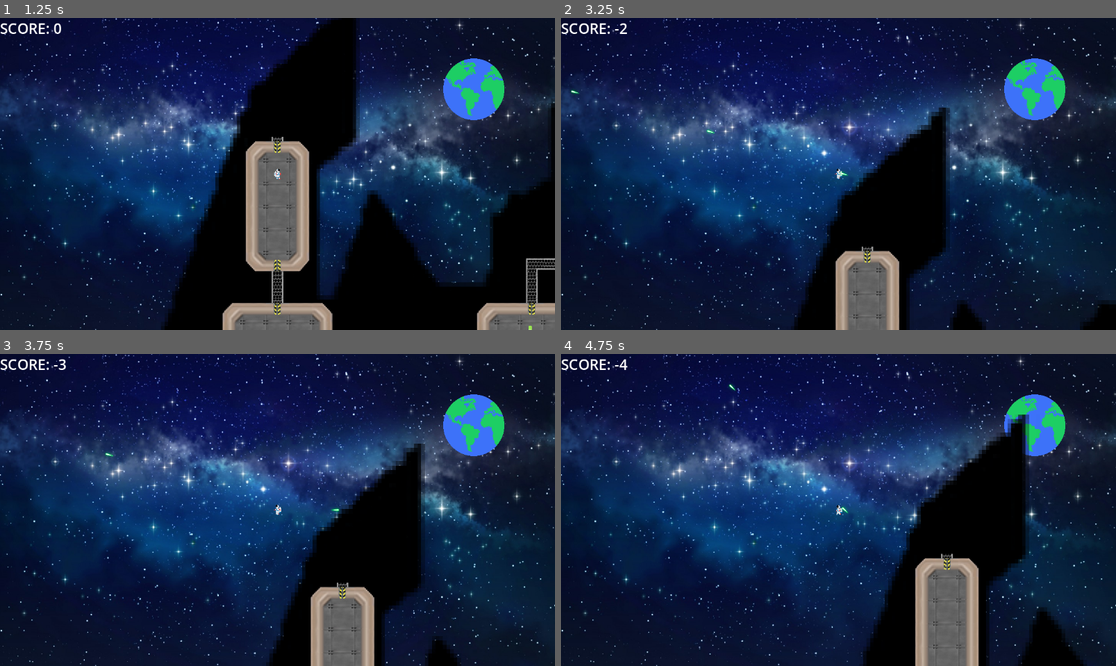
Above: before the commit, frames 1-4 (two rows, left to right).
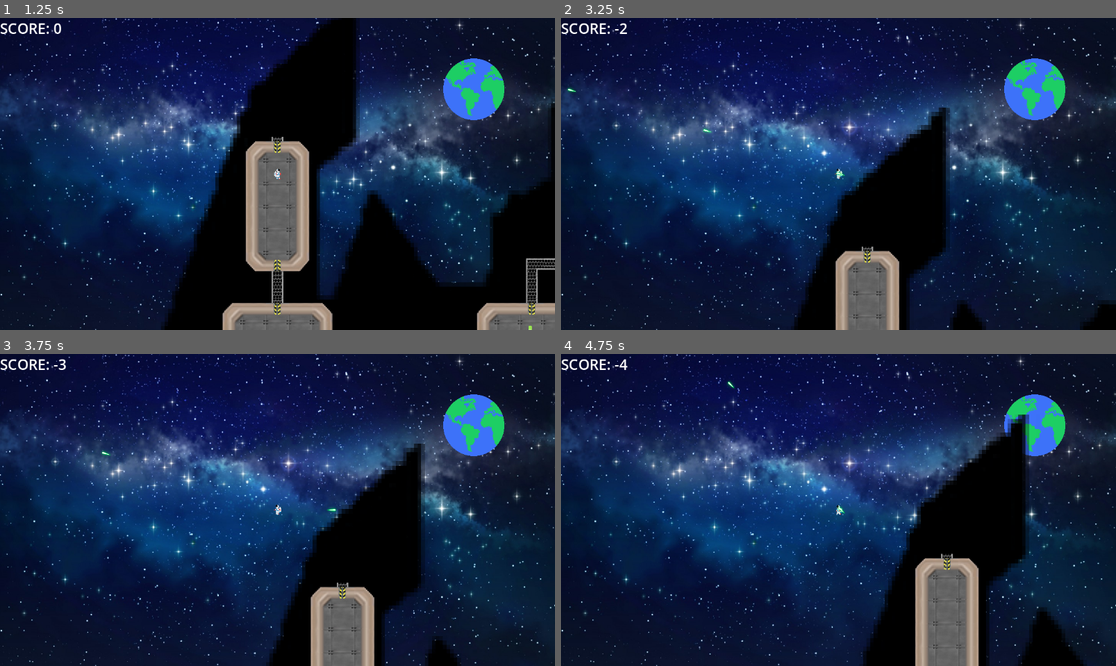
Above: after the commit, the same moments.

Repository: Connor384/year11godot
Game: Godot game, scene res://menu.tscn
Two runs of this game, one before a commit and one after it. Both use one fixed random seed, a clock stepped at 60 frames per second and the inputs below.
Inputs (mouse positions are in pixels of both pictures, inside the frame that each line leads up to):
- Up to frame 1 (1.25 s): click "Play" at 0.5 s
- Up to frame 2 (3.25 s): tap Enter at 1.25 s; move the mouse to (810, 236) at 1.27 s; press the mouse at (810, 236) at 1.28 s; hold W (up) 1.28-2.78 s; move the mouse to (1005, 220) at 2.02 s; release the mouse at (1005, 220) at 2.03 s; click (1005, 220) at 2.1 s; move the mouse to (672, 127) at 2.77 s; press the mouse at (672, 127) at 2.78 s; hold A (left) from 2.78 s (still down)
- Up to frame 3 (3.75 s): keep holding A (left); move the mouse to (305, 510) at 3.52 s; release the mouse at (305, 510) at 3.53 s; click (305, 510) at 3.6 s
- Up to frame 4 (4.75 s): move the mouse to (755, 432) at 4.27 s; release A (left) at 4.28 s; press the mouse at (755, 432) at 4.28 s; hold S (down) from 4.28 s (still down)

Frame 1 is identical in both runs. In frame 2, less than 0.1% of the frame differs, in the area x 1-52%, y 22-51%; in frame 3, less than 0.1%; in frame 4, less than 0.1%.

Commit message:
Player and enemy damage
The enemy now takes 2 shoots from the player to die and I have started working on the player health.

Diff:
--- a/GalacticRampage/EnemyGolem.gd
+++ b/GalacticRampage/EnemyGolem.gd
@@ -9,6 +9,7 @@
 const KNIFE_2 = preload("res://knife2.tscn")
 @onready var world = get_node('/root/world')
 var direction = Vector2.ZERO
+@export var health = 10
 
 
 
@@ -51,12 +52,15 @@
 
 
 
-func enemy_die():
-	queue_free()
-	var new_explosion = EXPLOSION.instantiate()
-	new_explosion.global_position = global_position
-	add_sibling(new_explosion)
-	GameManager.score += 100
+func take_damage(dmg):
+	health -= dmg
+	if health <= 0:
+
+		queue_free()
+		var new_explosion = EXPLOSION.instantiate()
+		new_explosion.global_position = global_position
+		add_sibling(new_explosion)
+		GameManager.score += 100
 
 
 
--- /dev/null
+++ b/GalacticRampage/Singletons/player_stats.gd
@@ -0,0 +1,6 @@
+extends Node
+
+
+
+var player_health = 100
+var player_max_health = 100
--- /dev/null
+++ b/GalacticRampage/Singletons/weapon_knife.gd
@@ -0,0 +1,6 @@
+extends Node
+
+
+
+var knife_damage = 5
+var knife_speed = 1000
--- a/GalacticRampage/Spaceman.gd
+++ b/GalacticRampage/Spaceman.gd
@@ -21,7 +21,7 @@
 
 
 
-func _physics_process(delta):
+func _physics_process(_delta):
 	# Get the input direction and handle the movement/deceleration.
 	# As good practice, you should replace UI actions with custom gameplay actions.
 	direction = Input.get_vector("left","right","up","down").normalized()
@@ -61,7 +61,13 @@
 
 
 func shoot():
-	var new_bullet = BULLET.instantiate()
+	var new_bullet = KNIFE.instantiate()
 	new_bullet.global_position = global_position
+	new_bullet.position.x -= 5
 	new_bullet.look_at(get_global_mouse_position())
 	add_sibling(new_bullet)
+
+
+
+#func check_collisions():
+	#var collisions = $HurtBox.get_overlapping_blodies()
--- a/GalacticRampage/enemy.tscn
+++ b/GalacticRampage/enemy.tscn
@@ -54,10 +54,6 @@
 "speed": 5.0
 }]
 
-[sub_resource type="CapsuleShape2D" id="CapsuleShape2D_i6dmw"]
-radius = 6.0
-height = 20.0
-
 [node name="EnemyGolem" type="CharacterBody2D" groups=["Enemy"]]
 collision_layer = 2
 collision_mask = 2
@@ -71,16 +67,6 @@
 sprite_frames = SubResource("SpriteFrames_jagg4")
 animation = &"Running"
 
-[node name="HurtBox" type="Area2D" parent="."]
-collision_layer = 0
-
-[node name="CollisionShape2D" type="CollisionShape2D" parent="HurtBox"]
-position = Vector2(1, 3)
-shape = SubResource("CapsuleShape2D_i6dmw")
-
-[node name="DamageTimer" type="Timer" parent="HurtBox" groups=["Enemy"]]
-wait_time = 2.0
-
 [node name="KnifeTimer" type="Timer" parent="."]
 wait_time = 0.2
 autostart = true
--- a/GalacticRampage/knife.gd
+++ b/GalacticRampage/knife.gd
@@ -11,10 +11,14 @@
 
 # Called every frame. 'delta' is the elapsed time since the previous frame.
 func _process(delta):
-	translate(Vector2.RIGHT.rotated(rotation) * SPEED * delta)
+	translate(transform.x * SPEED * delta)
 
 
 
 func _on_body_entered(body):
-	if body.is_in_group("Enemy") and body.has_method("enemy_die"):
-		body.enemy_die()
+	queue_free()
+
+
+
+	if body.is_in_group("Enemy") and body.has_method("take_damage"):
+		body.take_damage(WeaponKnife.knife_damage)
--- a/GalacticRampage/knife.tscn
+++ b/GalacticRampage/knife.tscn
@@ -7,8 +7,8 @@
 size = Vector2(14.5, 4)
 
 [node name="Knife" type="Area2D" groups=["Weapon"]]
-collision_layer = 3
-collision_mask = 3
+collision_layer = 2
+collision_mask = 2
 collision_priority = 2.0
 script = ExtResource("1_3ec38")
 
@@ -19,3 +19,5 @@
 [node name="Sprite2D" type="Sprite2D" parent="."]
 scale = Vector2(0.0755102, 0.0957446)
 texture = ExtResource("1_fp8m7")
+
+[connection signal="body_entered" from="." to="." method="_on_body_entered"]
--- a/GalacticRampage/knife2.gd
+++ b/GalacticRampage/knife2.gd
@@ -15,3 +15,8 @@
 
 func _process(delta):
 	translate(Vector2.RIGHT.rotated(rotation) * SPEED * delta)
+
+
+
+func _on_body_entered(body: Node2D) -> void:
+	queue_free()
--- a/GalacticRampage/knife2.tscn
+++ b/GalacticRampage/knife2.tscn
@@ -6,9 +6,10 @@
 [sub_resource type="RectangleShape2D" id="RectangleShape2D_xnn0b"]
 size = Vector2(15, 4)
 
+[sub_resource type="RectangleShape2D" id="RectangleShape2D_wtpjf"]
+size = Vector2(16, 4)
+
 [node name="Knife" type="Area2D"]
-collision_layer = 3
-collision_mask = 3
 collision_priority = 2.0
 script = ExtResource("1_ymh4n")
 
@@ -20,3 +21,16 @@
 position = Vector2(0, 9.53674e-07)
 scale = Vector2(0.0904255, 0.0904255)
 texture = ExtResource("1_p4p1u")
+
+[node name="Timer_ Lifetime" type="Timer" parent="."]
+
+[node name="HurtBox" type="Area2D" parent="."]
+
+[node name="CollisionShape2D" type="CollisionShape2D" parent="HurtBox"]
+position = Vector2(-1, 0)
+shape = SubResource("RectangleShape2D_wtpjf")
+
+[node name="DamageTimer" type="Timer" parent="HurtBox"]
+
+[connection signal="body_entered" from="." to="." method="_on_body_entered"]
+[connection signal="timeout" from="Timer_ Lifetime" to="." method="_on_timer__lifetime_timeout"]
--- a/GalacticRampage/menu.gd
+++ b/GalacticRampage/menu.gd
@@ -6,5 +6,6 @@
 	get_tree().change_scene_to_file("res://world.tscn")
 
 
+
 func _on_quit_pressed() -> void:
 	get_tree().quit()
--- a/GalacticRampage/project.godot
+++ b/GalacticRampage/project.godot
@@ -18,6 +18,8 @@
 [autoload]
 
 GameManager="*res://GameManager.gd"
+PlayerStats="*res://Singletons/player_stats.gd"
+WeaponKnife="*res://Singletons/weapon_knife.gd"
 
 [input]
 
--- a/GalacticRampage/spaceman.tscn
+++ b/GalacticRampage/spaceman.tscn
@@ -99,3 +99,5 @@
 
 [node name="KnifeTimer" type="Timer" parent="."]
 wait_time = 5.0
+
+[node name="Muzzle" type="Marker2D" parent="."]
Not shown: 1 places in GalacticRampage/enemy.tscn that only renumber resources
Not shown: 1 places in GalacticRampage/knife2.tscn that only renumber resources
